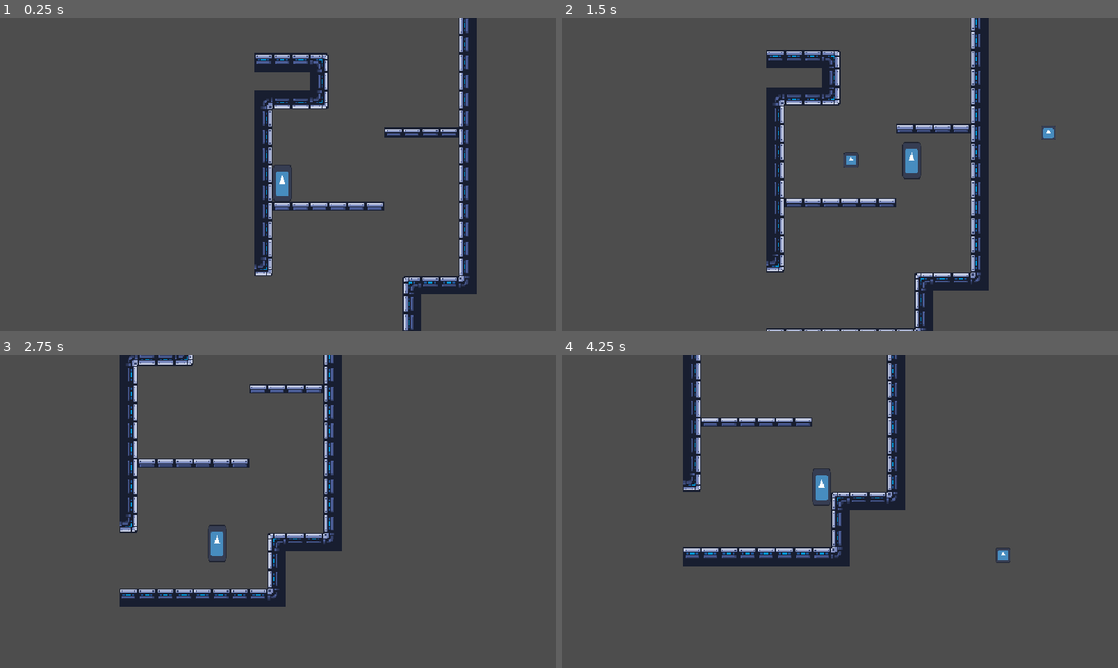
Above: before the commit, frames 1-4 (two rows, left to right).
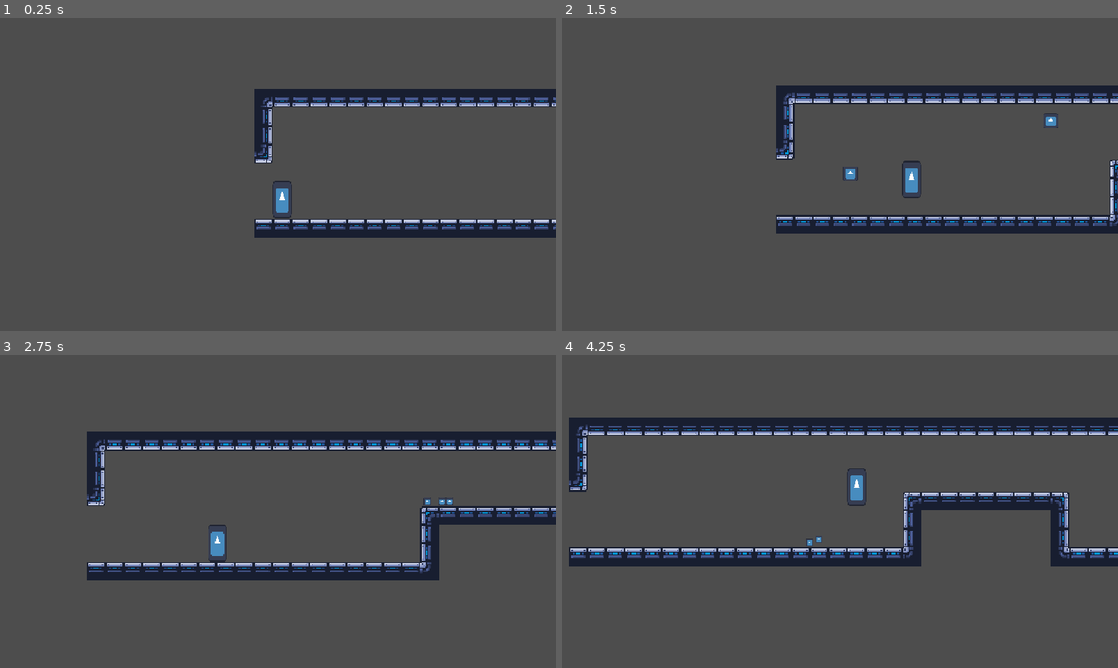
Above: after the commit, the same moments.

Repository: ygda-org/revolver
Game: Godot game, scene res://main/main.tscn
The game is run twice, just before and just after one commit, with the same random seed, the same clock (stepped at 60 frames per second) and the same inputs. The engine's default icon, where the game draws it, is replaced by a stand-in: a white triangle on a blue panel in a dark square.
Inputs (mouse positions are in pixels of both pictures, inside the frame that each line leads up to):
- Up to frame 1 (0.25 s): no input
- Up to frame 2 (1.5 s): tap Enter (ui_accept) at 0.5 s; move the mouse to (962, 158) at 0.52 s; hold D (right) from 0.53 s (still down); click (962, 158) at 0.6 s; tap Space (jump) at 0.77 s; move the mouse to (728, 190) at 1.27 s; click (728, 190) at 1.35 s
- Up to frame 3 (2.75 s): tap Space (jump) at 1.52 s; move the mouse to (333, 442) at 2.02 s; release D (right) at 2.03 s; hold A (left) from 2.03 s (still down); click (333, 442) at 2.1 s
- Up to frame 4 (4.25 s): move the mouse to (812, 574) at 2.77 s; release A (left) at 2.78 s; hold D (right) from 2.78 s (still down); click (812, 574) at 2.85 s; tap Space (jump) at 3.02, 3.77 s; move the mouse to (1006, 558) at 3.52 s; click (1006, 558) at 3.6 s

The runs differ from the first frame. In frame 1, 13% of the frame differs, in the area x 45-100%, y 0-100%; in frame 2, 15%; in frame 3, 19%, in the area x 15-100%, y 0-81%; in frame 4, 16%.

Commit message:
the SWARM

Diff:
--- a/assets/tileset.tres
+++ b/assets/tileset.tres
@@ -25,5 +25,5 @@
 2:2/0/physics_layer_0/polygon_0/points = PackedVector2Array(-8, -8, 8, -8, 8, 8, -8, 8)
 
 [resource]
-physics_layer_0/collision_layer = 3
+physics_layer_0/collision_layer = 11
 sources/1 = SubResource("TileSetAtlasSource_ylah7")
--- /dev/null
+++ b/enemies/swarm/individual_swarm.gd
@@ -0,0 +1,24 @@
+extends CharacterBody2D
+
+const SPEED = 70
+const WAVE_AMPLITUDE = 3
+
+var targeting = false
+@onready var target_position = global_position
+var delta_since_set: float = 0.0
+
+func _ready():
+	velocity = Vector2.ZERO
+
+func set_target_position(new_pos):
+	target_position = new_pos
+	delta_since_set = 0.0
+
+func _physics_process(delta):
+	delta_since_set += delta
+	if targeting:
+		velocity = global_position.direction_to(target_position) * SPEED
+		velocity += velocity.orthogonal() * WAVE_AMPLITUDE * sin(delta_since_set)
+	else:
+		velocity += (-position.normalized() * SPEED/30) + Vector2(randf_range(-5, 5), randf_range(-5,5))
+	move_and_slide()
--- /dev/null
+++ b/enemies/swarm/individual_swarm.tscn
@@ -0,0 +1,23 @@
+[gd_scene format=3 uid="uid://beqsmg5ppk8qu"]
+
+[ext_resource type="Script" uid="uid://doix6lipbsgnr" path="res://enemies/swarm/individual_swarm.gd" id="1_2dm32"]
+[ext_resource type="PackedScene" uid="uid://d3jnp7vef3gti" path="res://enemies/enemy_component.tscn" id="1_20i6f"]
+[ext_resource type="Texture2D" uid="uid://dlbb2kg1nkspe" path="res://assets/icon.svg" id="2_cx6fh"]
+
+[sub_resource type="CircleShape2D" id="CircleShape2D_cx6fh"]
+radius = 4.0
+
+[node name="IndividualSwarm" type="CharacterBody2D" unique_id=621674648]
+collision_layer = 3
+collision_mask = 12
+script = ExtResource("1_2dm32")
+
+[node name="EnemyComponent" parent="." unique_id=920270805 instance=ExtResource("1_20i6f")]
+health = 10
+
+[node name="Sprite2D" type="Sprite2D" parent="." unique_id=541970059]
+scale = Vector2(0.05, 0.05)
+texture = ExtResource("2_cx6fh")
+
+[node name="CollisionShape2D" type="CollisionShape2D" parent="." unique_id=381293878]
+shape = SubResource("CircleShape2D_cx6fh")
--- /dev/null
+++ b/enemies/swarm/swarm_spawner.gd
@@ -0,0 +1,35 @@
+extends Node2D
+
+var sight_distance: float = 200
+var to_spawn: int = 3
+
+func _ready():
+	for i in range(to_spawn):
+		var child = load("uid://beqsmg5ppk8qu").instantiate()
+		$Swarm.add_child(child)
+		child.position += Vector2(randf_range(-5, 5), randf_range(-5,5))
+
+func _process(_delta):
+	if not $Swarm.get_children():
+		die()
+	if $Timer.is_stopped() and global_position.distance_to(GameState.player.global_position) < sight_distance:
+		$Timer.start()
+		set_target()
+
+func die():
+	queue_free()
+
+func set_target(disable = false):
+	for node in $Swarm.get_children():
+		if disable:
+			node.set_target_position(global_position)
+			node.targeting = false
+			continue
+		node.targeting = true
+		node.set_target_position(GameState.player.global_position + Vector2(randf_range(-5, 5), randf_range(-5,5)))
+
+func _on_timer_timeout():
+	if global_position.distance_to(GameState.player.global_position) < sight_distance:
+		$Timer.start()
+	else:
+		set_target(true)
--- /dev/null
+++ b/enemies/swarm/swarm_spawner.tscn
@@ -0,0 +1,13 @@
+[gd_scene format=3 uid="uid://1qekgha414yp"]
+
+[ext_resource type="Script" uid="uid://c357m3ijm3du3" path="res://enemies/swarm/swarm_spawner.gd" id="1_0xjgr"]
+
+[node name="SwarmSpawner" type="Node2D" unique_id=1544831295]
+script = ExtResource("1_0xjgr")
+
+[node name="Swarm" type="Node2D" parent="." unique_id=1839985317]
+
+[node name="Timer" type="Timer" parent="." unique_id=1615001399]
+one_shot = true
+
+[connection signal="timeout" from="Timer" to="." method="_on_timer_timeout"]
--- a/main/main.tscn
+++ b/main/main.tscn
@@ -1,11 +1,15 @@
 [gd_scene format=3 uid="uid://cnoahdbn2sxq3"]
 
 [ext_resource type="PackedScene" uid="uid://dhebim0i23kwq" path="res://player/player.tscn" id="2_pjrb6"]
-[ext_resource type="PackedScene" uid="uid://cm26taotlekif" path="res://levels/short_climb.tscn" id="2_xwkvk"]
+[ext_resource type="PackedScene" uid="uid://dnoe8amuqmu6q" path="res://levels/tunnel.tscn" id="3_c651c"]
+[ext_resource type="PackedScene" uid="uid://1qekgha414yp" path="res://enemies/swarm/swarm_spawner.tscn" id="3_xwkvk"]
 
 [node name="Main" type="Node2D" unique_id=1213057778]
 
 [node name="Player" parent="." unique_id=1304598780 instance=ExtResource("2_pjrb6")]
 position = Vector2(21, 73)
 
-[node name="ShortClimb" parent="." unique_id=857788238 instance=ExtResource("2_xwkvk")]
+[node name="SwarmSpawner" parent="." unique_id=1544831295 instance=ExtResource("3_xwkvk")]
+position = Vector2(370, 49)
+
+[node name="Tunnel" parent="." unique_id=188045053 instance=ExtResource("3_c651c")]
--- a/project.godot
+++ b/project.godot
@@ -54,6 +54,7 @@
 2d_physics/layer_1="Standard Collisions"
 2d_physics/layer_2="Bullet Collisions"
 2d_physics/layer_3="Player Exclusive"
+2d_physics/layer_4="Walls2"
 
 [physics]
 
Not shown, added: enemies/swarm/individual_swarm.gd.uid
Not shown, added: enemies/swarm/swarm_spawner.gd.uid
